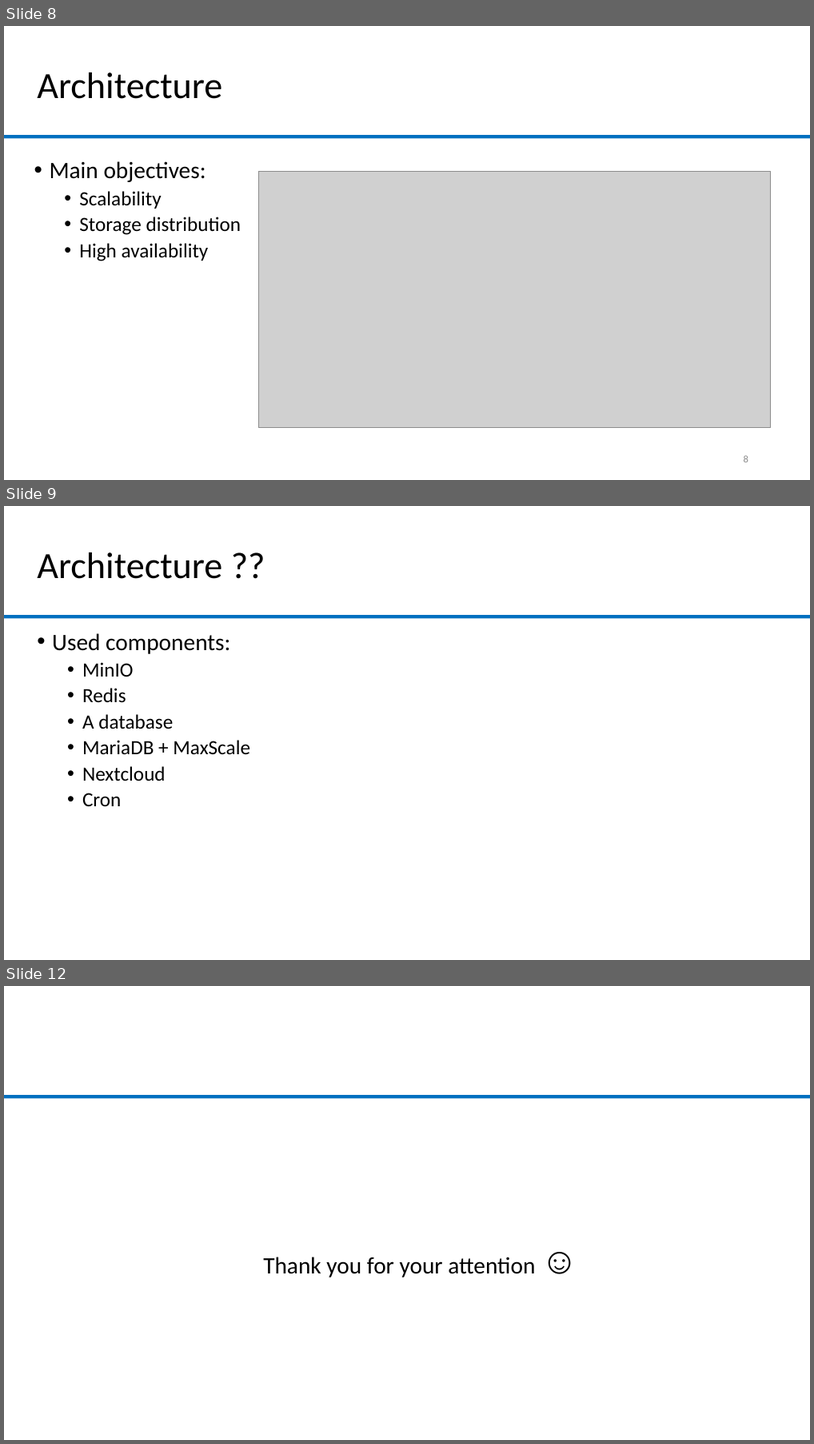
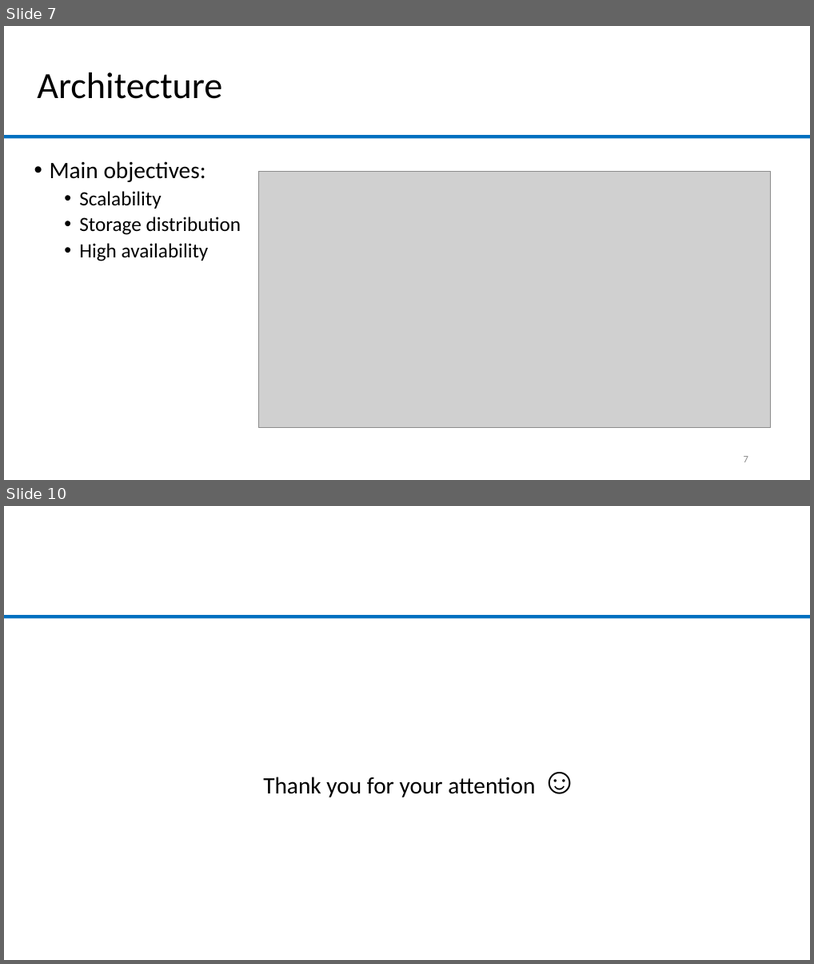
Before and after one commit to lolamtisch/BauCloCom_kubernetes, a slide deck: docu/Kubernetes_Nexcloud.pptx. Shown one above the other, each under a label of ours: slides 8, 9 and 12 before the commit, slides 7 and 10 after it; the slides between them are not shown. The pictures are 814x1444 and 814x964 pixels, drawn with LibreOffice and Linux fonts; fonts in the diff are those of the drawing; grey boxes stand for pictures; background and template pictures are left out. Boxes give left, top, right and bottom in pixels: in the first picture for what was removed or moved away, otherwise in the second. Text is boxed around its words. In the diff, an @@ line names an element or a change of style, - is before the commit and + after.

```diff
--- a/docu/Kubernetes_Nexcloud.pptx
+++ b/docu/Kubernetes_Nexcloud.pptx
@@ slide 9 removed at [4,506,810,960], background #FFFFFF; not listed: 1 template element that a slide beside it also shows @@
@@ title removed at [37,552,222,579] @@
-Architecture ??
@@ text removed at [52,633,250,806] @@
-• Used components:
-  • MinIO
-  • Redis
-  • A database
-  • MariaDB + MaxScale
-  • Nextcloud
-  • Cron
@@ what was slide 8 is now slide 7 @@
@@ page number at [744,456,749,462]: text changed @@
-8
+7
@@ what was slide 12 is now slide 10 @@
```
Also in this commit, not shown: 4 slides changed, 1 other slide removed, 1 other file.
